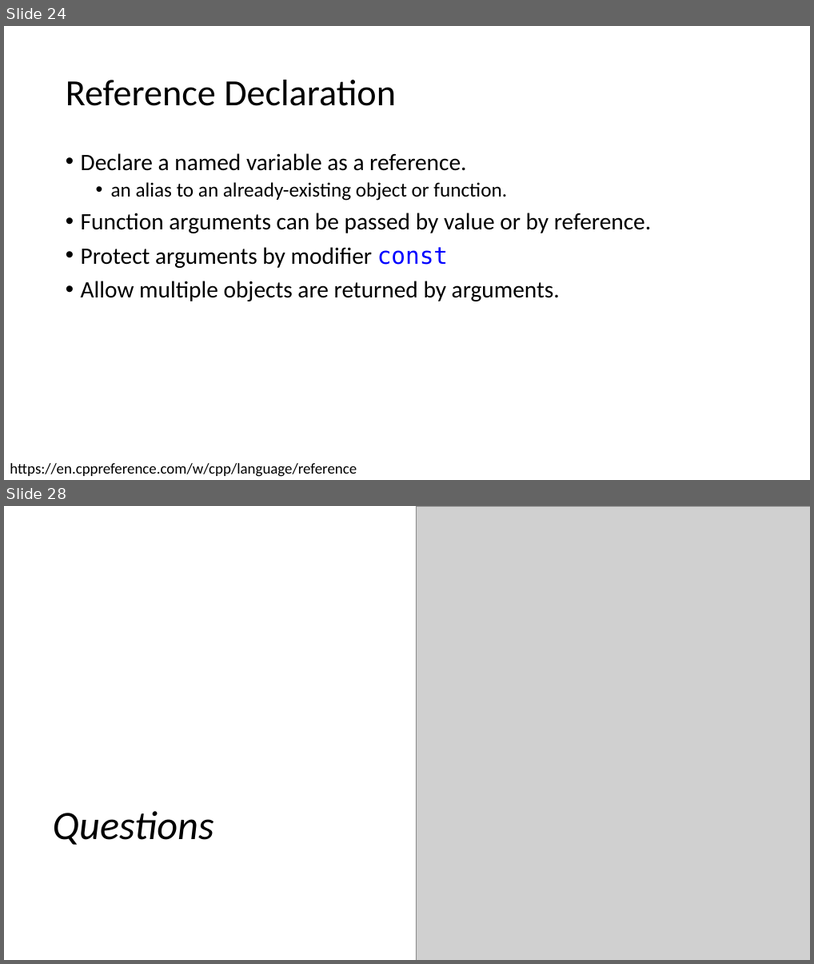
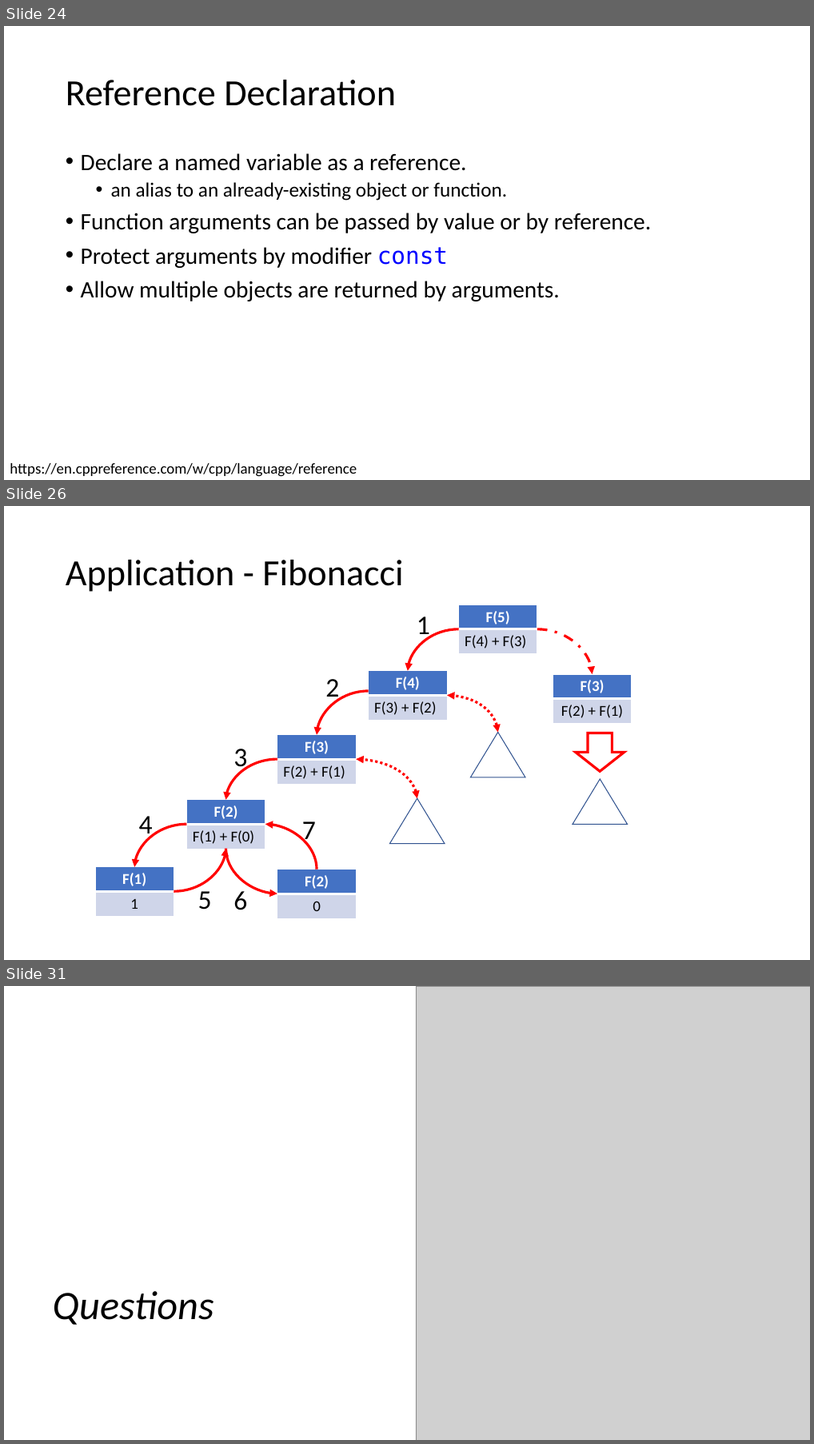
Before and after one commit to CNOCycle/cpp_tutorial, a slide deck: 08-function/00-function.pptx. Shown one above the other, each under a label of ours: slides 24 and 28 before the commit, slides 24, 26 and 31 after it; the slides between them are not shown. The pictures are 814x964 and 814x1444 pixels, drawn with LibreOffice and Linux fonts; fonts in the diff are those of the drawing; grey boxes stand for pictures. Boxes give left, top, right and bottom in pixels: in the first picture for what was removed or moved away, otherwise in the second. Text is boxed around its words. In the diff, an @@ line names an element or a change of style, - is before the commit and + after.

```diff
--- a/08-function/00-function.pptx
+++ b/08-function/00-function.pptx
@@ slide 26 added at (4,506,810,960), background #FFFFFF @@
@@ title added at (66,560,403,592), 44 pt, text #000000 @@
+Application - Fibonacci
@@ text added at (417,616,430,640), 32 pt, text #000000 @@
+1
@@ table added at (459,604,538,654), 2 rows, 1 columns @@
+F(5)
+F(4) + F(3)
@@ curved arrow added from (459, 629) to (408, 671), #FF0000 3 pt @@
@@ curved arrow added from (538, 629) to (593, 674), #FF0000 3 pt dashed @@
@@ table added at (369,671,447,720), 2 rows, 1 columns @@
+F(4)
+F(3) + F(2)
@@ curved arrow added from (369, 691) to (317, 735), #FF0000 3 pt @@
@@ text added at (326,679,339,703), 32 pt, text #000000 @@
+2
@@ curved double arrow added from (498, 732) to (447, 696), #FF0000 3 pt dashed @@
@@ table added at (554,674,632,723), 2 rows, 1 columns @@
+F(3)
+F(2) + F(1)
@@ table added at (278,735,356,784), 2 rows, 1 columns @@
+F(3)
+F(2) + F(1)
@@ triangle added at (471,732,526,778), outline #325491 1 pt @@
@@ right arrow added at (576,733,625,771), outline #FF0000 3 pt @@
@@ curved arrow added from (278, 759) to (226, 800), #FF0000 3 pt @@
@@ text added at (234,748,247,773), 32 pt, text #000000 @@
+3
@@ curved double arrow added from (417, 798) to (356, 759), #FF0000 3 pt dashed @@
@@ triangle added at (573,779,628,824), outline #325491 1 pt @@
@@ text added at (139,816,153,840), 32 pt, text #000000 @@
+4
@@ table added at (186,800,266,848), 2 rows, 1 columns @@
+F(2)
+F(1) + F(0)
@@ triangle added at (390,798,445,844), outline #325491 1 pt @@
@@ curved arrow added from (186, 824) to (134, 867), #FF0000 3 pt @@
@@ curved arrow added from (317, 869) to (266, 824), #FF0000 3 pt @@
@@ text added at (302,821,316,845), 32 pt, text #000000 @@
+7
@@ curved arrow added from (174, 892) to (226, 848), #FF0000 3 pt @@
@@ curved arrow added from (226, 848) to (278, 893), #FF0000 3 pt @@
@@ table added at (95,867,174,916), 2 rows, 1 columns @@
+F(1)
+1
@@ table added at (278,869,356,918), 2 rows, 1 columns @@
+F(2)
+0
@@ text added at (198,891,212,909), 32 pt, text #000000 @@
+5
@@ text added at (234,891,247,910), 32 pt, text #000000 @@
+6
@@ what was slide 28 is now slide 31 @@
```
Also in this commit, not shown: 3 slides changed, 3 other slides added, 1 slide removed, 12 other files.
